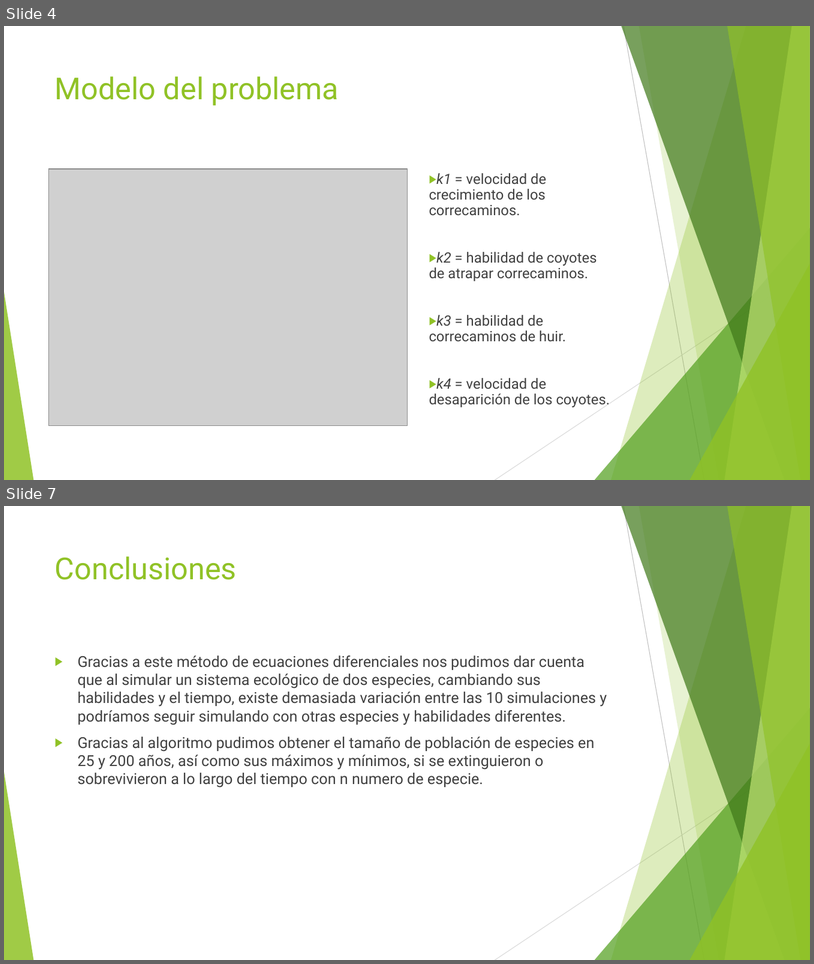
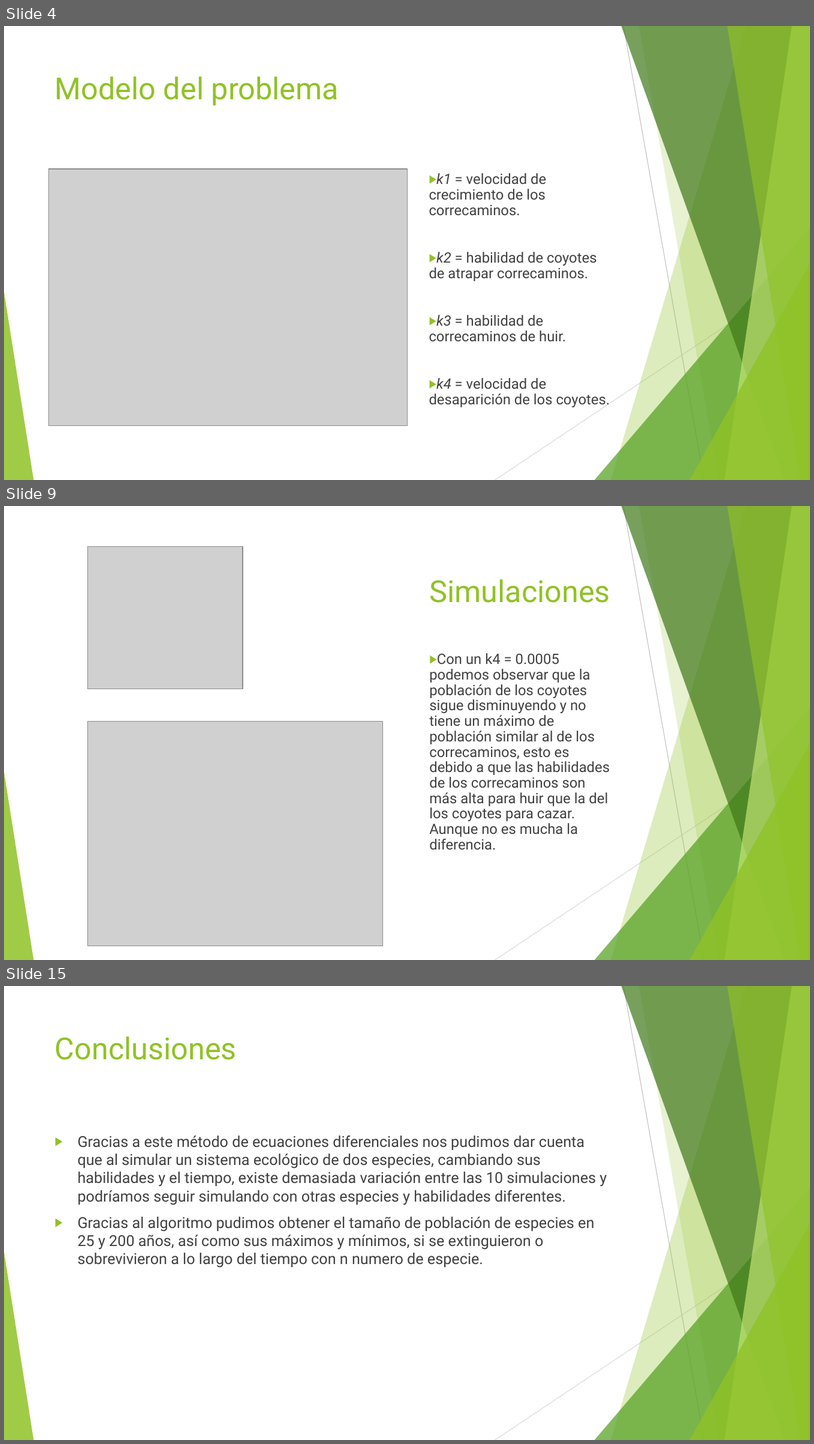
Before and after one commit to javierpreciado9/proyecto_modulo3, a slide deck: ProyectoModulo3_MendozaE1_PreciadoJ2_IrigoyenC3.pptx. Shown one above the other, each under a label of ours: slides 4 and 7 before the commit, slides 4, 9 and 15 after it; the slides between them are not shown. The pictures are 814x964 and 814x1444 pixels, drawn with LibreOffice and Linux fonts; fonts in the diff are those of the drawing; grey boxes stand for pictures. Boxes give left, top, right and bottom in pixels: in the first picture for what was removed or moved away, otherwise in the second. Text is boxed around its words. In the diff, an @@ line names an element or a change of style, - is before the commit and + after.

```diff
--- a/ProyectoModulo3_MendozaE1_PreciadoJ2_IrigoyenC3.pptx
+++ b/ProyectoModulo3_MendozaE1_PreciadoJ2_IrigoyenC3.pptx
@@ slide 9 added at <box>4,506,810,960</box>, background #FFFFFF; not listed: 10 template elements that a slide beside it also shows @@
@@ picture added at <box>88,547,243,688</box> @@
@@ title added at <box>429,579,611,603</box>, 36 pt, text #90C226 @@
+Simulaciones
@@ text added at <box>429,653,611,850</box>, 17 pt, text #404040 @@
+▶ Con un k4 = 0.0005 podemos observar que la población de los coyotes sigue disminuyendo y no tiene un máximo de población similar al de los correcaminos, esto es debido a que las habilidades de los correcaminos son más alta para huir que la del los coyotes para cazar. Aunque no es mucha la diferencia.
@@ picture added at <box>88,721,383,946</box> @@
@@ what was slide 7 is now slide 15 @@
```
Also in this commit, not shown: 9 other slides added, 2 slides removed, 1 other file.
